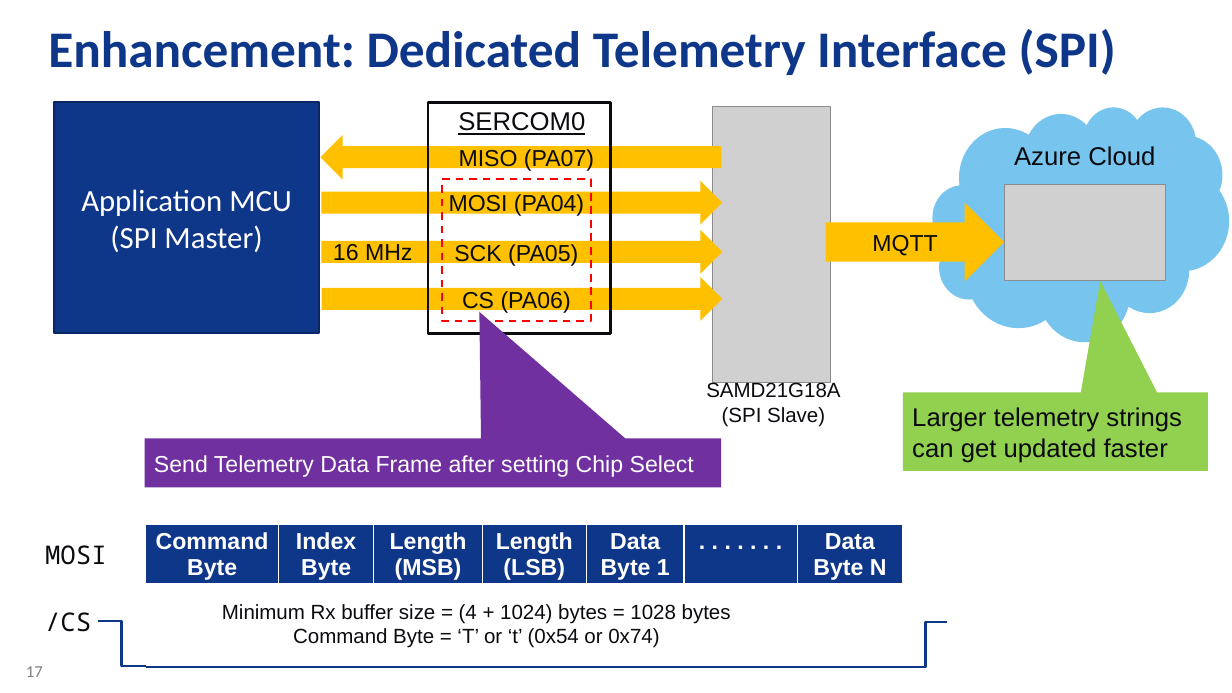
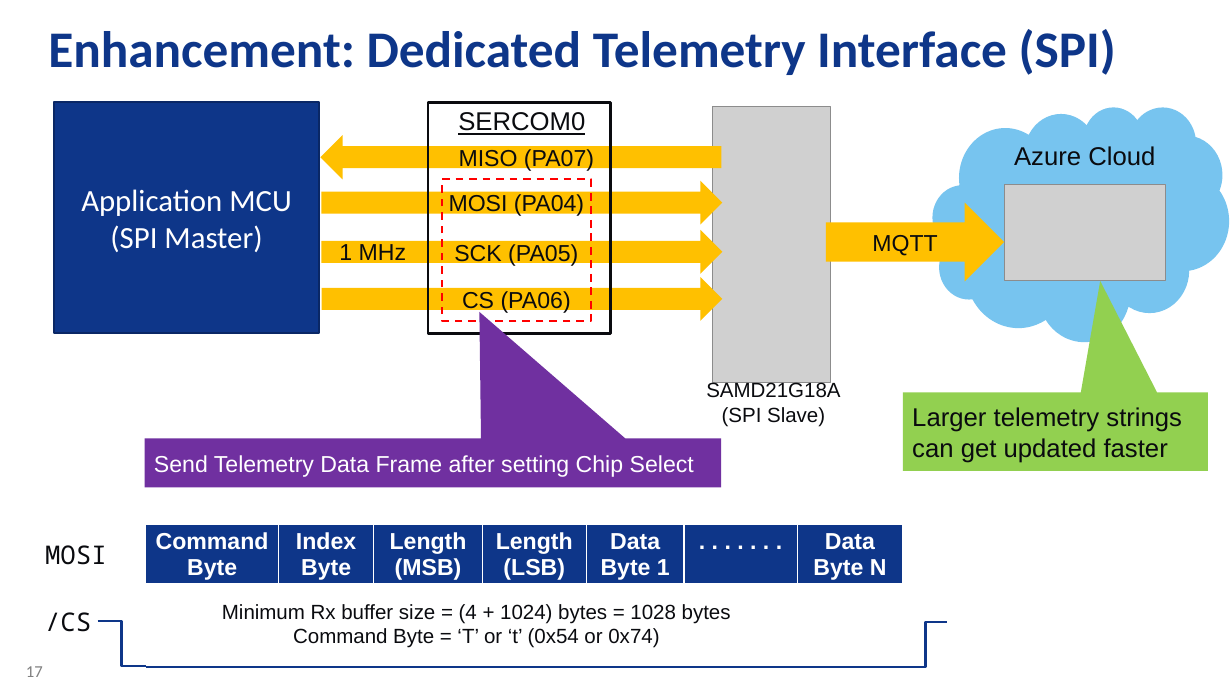
Before and after one commit to Azure-Samples/Microchip-SAM-IoT-Wx, a slide deck: slide 17 of AO-Smith-MSFT-MCHP-r6.pptx. Drawn at 1232x693 pixels with LibreOffice and Linux fonts; fonts in the diff are those of the drawing; grey boxes stand for pictures; background and template pictures are left out. Boxes give left, top, right and bottom in pixels: in the first picture for what was removed or moved away, otherwise in the second. Text is boxed around its words. In the diff, an @@ line names an element or a change of style, - is before the commit and + after.

Commit message:
Update spec

```diff
--- a/AO-Smith-MSFT-MCHP-r6.pptx
+++ b/AO-Smith-MSFT-MCHP-r6.pptx
@@ text at [339,244,406,266]: text changed @@
-16 MHz
+1 MHz
```
